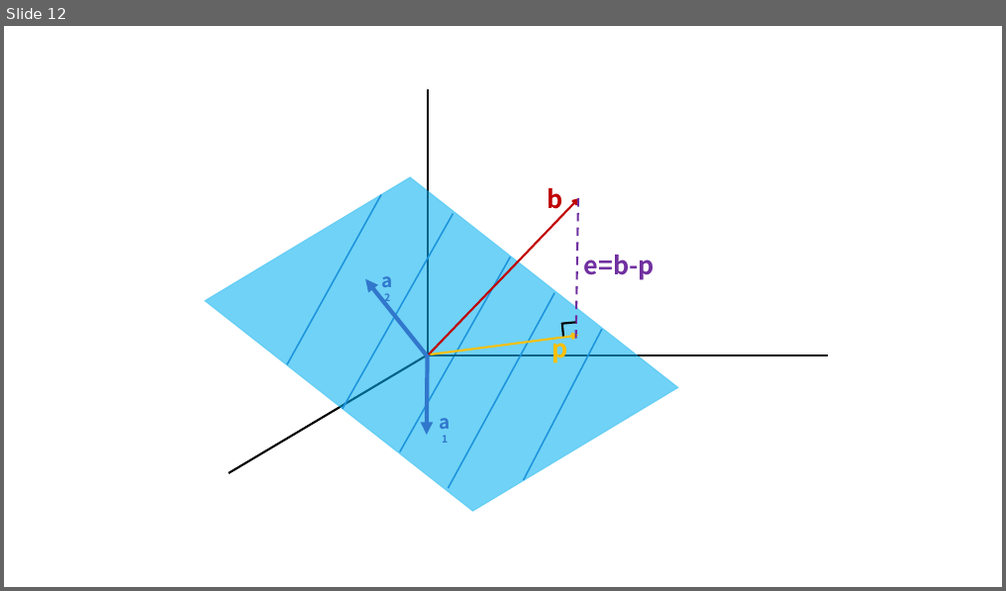
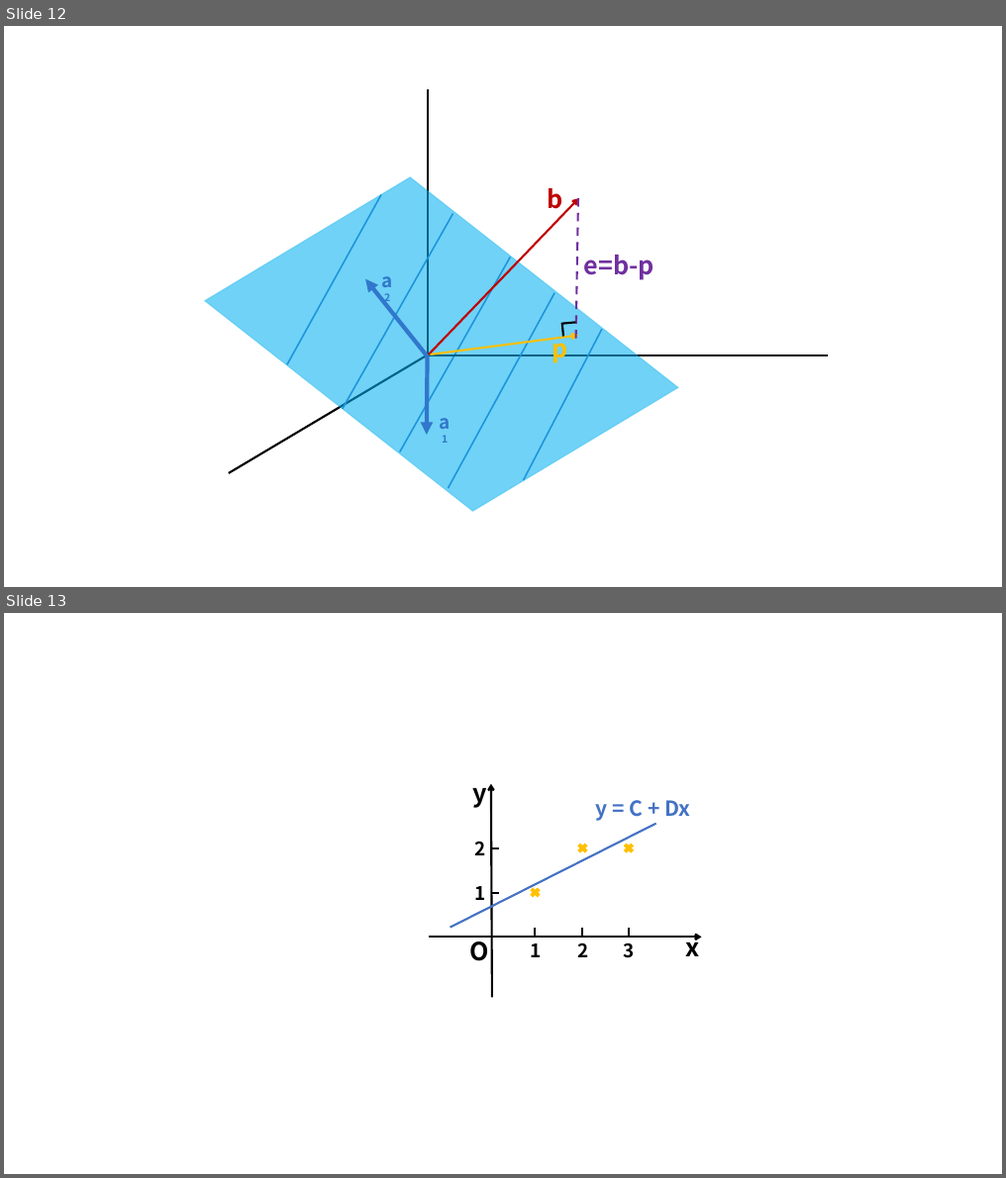
Before and after one commit to AnhaoROMA/LinearAlgebra-MIT, a slide deck: notes/campus.pptx. Shown one above the other, each under a label of ours: slide 12 before the commit, slides 12 and 13 after it. The pictures are 1006x591 and 1006x1178 pixels, drawn with LibreOffice and Linux fonts; fonts in the diff are those of the drawing. Boxes give left, top, right and bottom in pixels: in the first picture for what was removed or moved away, otherwise in the second. Text is boxed around its words. In the diff, an @@ line names an element or a change of style, - is before the commit and + after.

```diff
--- a/notes/campus.pptx
+++ b/notes/campus.pptx
@@ slide 13 added at (x1=4, y1=613, x2=1002, y2=1174), background #FFFFFF @@
@@ text added at (x1=472, y1=788, x2=486, y2=808), 24 pt, text #000000, bold @@
+y
@@ arrow added from (492, 998) to (491, 783), #000000 2 pt @@
@@ text added at (x1=596, y1=800, x2=690, y2=821), 20 pt, text #4472C4, bold @@
+y = C + Dx
@@ line added from (450, 928) to (656, 823), #4472C4 2 pt @@
@@ text added at (x1=475, y1=841, x2=486, y2=856), 18 pt, text #000000, bold @@
+2
@@ line added from (491, 848) to (506, 848), #000000 2 pt dashed @@
@@ cross added at (x1=576, y1=842, x2=589, y2=854), fill #FFC000, outline #FFC000 1 pt @@
@@ cross added at (x1=623, y1=842, x2=635, y2=854), fill #FFC000, outline #FFC000 1 pt @@
@@ text added at (x1=474, y1=886, x2=485, y2=900), 18 pt, text #000000, bold @@
+1
@@ line added from (491, 893) to (506, 893), #000000 2 pt dashed @@
@@ cross added at (x1=529, y1=886, x2=542, y2=898), fill #FFC000, outline #FFC000 1 pt @@
@@ arrow added from (429, 937) to (702, 937), #000000 2 pt @@
@@ text added at (x1=469, y1=936, x2=488, y2=961), 24 pt, text #000000, bold @@
+O
@@ line added from (536, 928) to (536, 937), #000000 2 pt dashed @@
@@ line added from (583, 928) to (583, 937), #000000 2 pt dashed @@
@@ line added from (629, 928) to (629, 937), #000000 2 pt dashed @@
@@ text added at (x1=685, y1=933, x2=699, y2=957), 24 pt, text #000000, bold @@
+x
@@ text added at (x1=530, y1=944, x2=541, y2=958), 18 pt, text #000000, bold @@
+1
@@ text added at (x1=577, y1=943, x2=588, y2=958), 18 pt, text #000000, bold @@
+2
@@ text added at (x1=624, y1=943, x2=635, y2=959), 18 pt, text #000000, bold @@
+3
```
Also in this commit, not shown: 2 other slides added, 10 other files.
